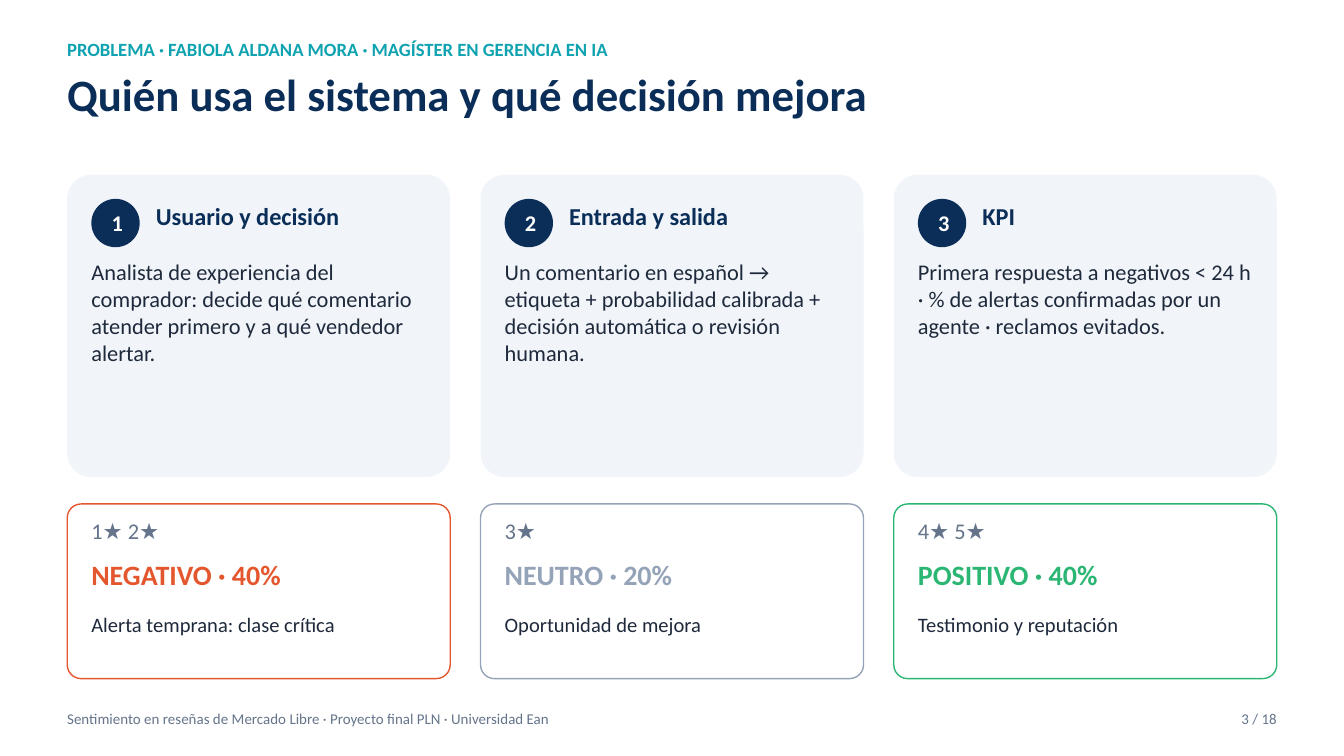
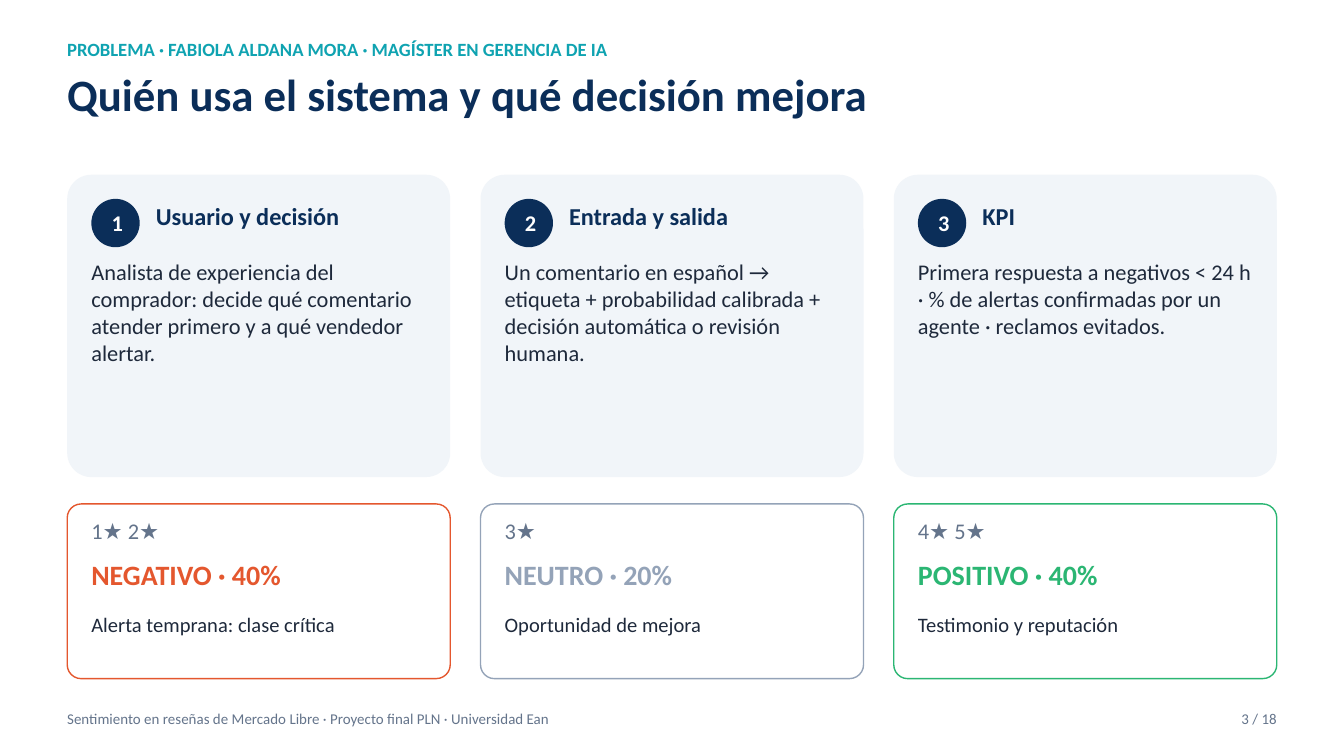
Before and after one commit to pedrogarciar13/proyecto_final_pln, a slide deck: slide 3 of docs/Presentacion_Proyecto_PLN.pptx. Drawn at 1344x756 pixels with LibreOffice and Linux fonts; fonts in the diff are those of the drawing. Boxes give left, top, right and bottom in pixels: in the first picture for what was removed or moved away, otherwise in the second. Text is boxed around its words. In the diff, an @@ line names an element or a change of style, - is before the commit and + after.

```diff
--- a/docs/Presentacion_Proyecto_PLN.pptx
+++ b/docs/Presentacion_Proyecto_PLN.pptx
@@ text at <box>67,41,607,56</box>: text changed @@
-PROBLEMA · FABIOLA ALDANA MORA · MAGÍSTER EN GERENCIA EN IA
+PROBLEMA · FABIOLA ALDANA MORA · MAGÍSTER EN GERENCIA DE IA
```
Also in this commit, not shown: 6 other slides changed, 12 other files.
